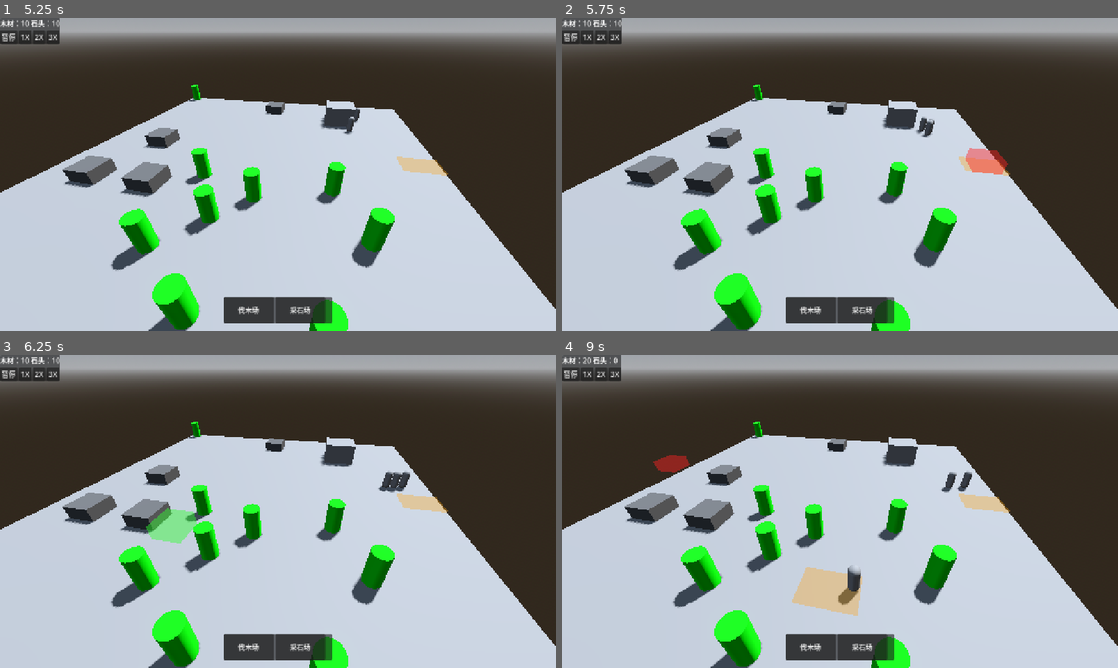
Above: before the commit, frames 1-4 (two rows, left to right).
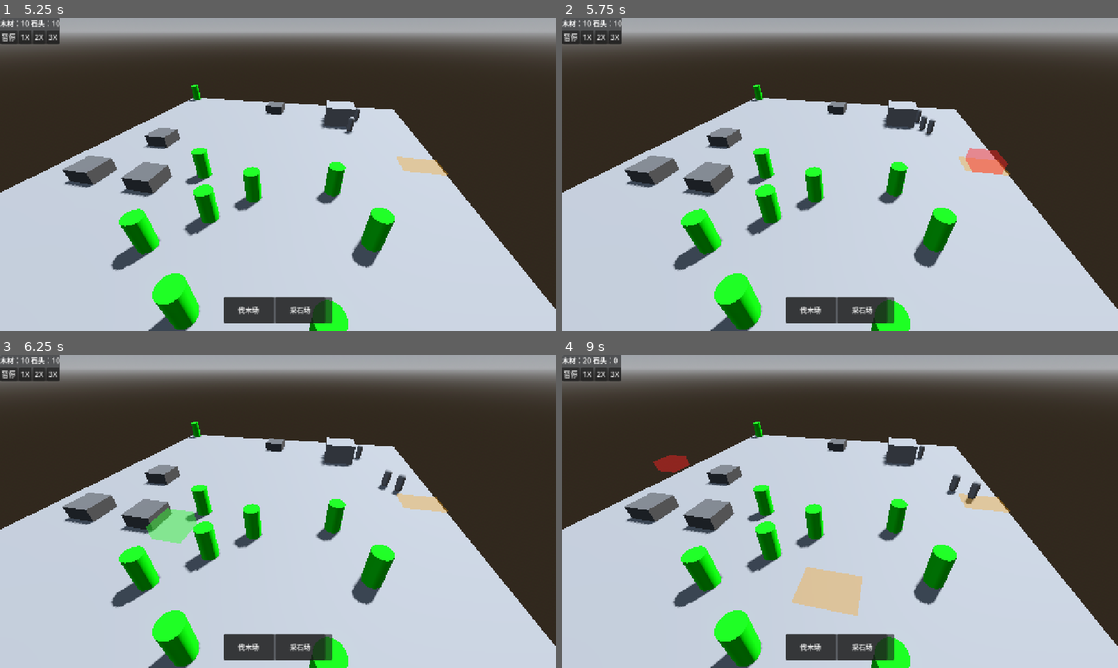
Above: after the commit, the same moments.

Repository: Qfather/gpt_game
Game: Godot game, scene res://Scene/main.tscn
Same seed, same stepped clock (60 frames per second), same inputs: the game is played once before the commit and once after it.
Inputs (mouse positions are in pixels of both pictures, inside the frame that each line leads up to):
- Up to frame 1 (5.25 s): click "暂停" at 0.5 s; click "1X" at 1.25 s; click "2X" at 2 s; click "3X" at 2.75 s; click "伐木场" at 3.5 s; click "采石场" at 4.25 s; tap Enter (ui_accept) at 5 s; move the mouse to (400, 158) at 5.02 s; hold D from 5.03 s (still down); tap R at 5.1 s; click (400, 158) at 5.17 s
- Up to frame 2 (5.75 s): keep holding D; tap Enter (ui_accept) at 5.27 s
- Up to frame 3 (6.25 s): move the mouse to (166, 527) at 5.77 s; release D at 5.78 s; tap M at 5.85 s; tap Enter (ui_accept) at 6.02 s
- Up to frame 4 (9 s): move the mouse to (895, 442) at 6.52 s; hold D 6.53-7.28 s; tap H at 6.6 s; tap Enter (ui_accept) at 7.25, 7.52, 8.27 s; move the mouse to (812, 574) at 7.27 s; hold Up (ui_up) 7.28-8.03 s; tap T at 7.35 s; click (812, 574) at 7.42 s; move the mouse to (1006, 558) at 8.02 s; tap C at 8.1 s; move the mouse to (673, 464) at 8.77 s; tap F at 8.85 s

Frame 1 is identical in both runs. In frame 2, 0.1% of the frame differs, in the area x 63-68%, y 29-39%; in frame 3, 0.3%; in frame 4, 0.7%, in the area x 49-76%, y 28-80%.

Commit message:
完成建造计划了

Diff:
--- a/Script/construction_site.gd
+++ b/Script/construction_site.gd
@@ -1,5 +1,7 @@
 class_name ConstructionSite
 extends BuildingBase
+
+static var next_delivery_priority: int = 0
 
 enum State {
 	WAITING_RESOURCES,
@@ -14,6 +16,7 @@
 @export var debug_delivery_amount: float = 5.0
 
 var building_data: BuildingData
+var delivery_priority: int = 0
 var grid_position: Vector2i
 var rotation_step: int = 0
 var mirrored: bool = false
@@ -39,6 +42,11 @@
 var site_material: StandardMaterial3D
 
 
+func _init() -> void:
+	delivery_priority = next_delivery_priority
+	next_delivery_priority += 1
+
+
 func setup(
 	data: BuildingData,
 	placed_grid_position: Vector2i,
@@ -113,17 +121,23 @@
 	print("ConstructionSite 状态：", _state_name())
 
 	var managers: Array[Node] = get_tree().get_nodes_in_group("task_manager")
-	if not managers.is_empty() and managers[0].has_method("cancel_tasks_for_target"):
-		managers[0].cancel_tasks_for_target(self)
-
 	var building: Node3D = building_data.building_scene.instantiate() as Node3D
 	if building == null:
 		push_error("ConstructionSite：无法生成正式建筑场景")
 		return
 
+	var completed_workers: Array[Node] = builders.duplicate()
+	var keep_workers_at_building: bool = building.has_method("add_worker")
+	if not managers.is_empty() and managers[0].has_method("cancel_tasks_for_target"):
+		managers[0].cancel_tasks_for_target(self, not keep_workers_at_building)
+
 	var parent_node: Node = get_parent()
 	parent_node.add_child(building)
 	building.global_transform = global_transform
+	if keep_workers_at_building:
+		for worker: Node in completed_workers:
+			if is_instance_valid(worker):
+				building.add_worker(worker)
 
 	var main_node: Node = get_tree().current_scene
 	if main_node != null and main_node.has_method("register_building"):
@@ -222,6 +236,14 @@
 	return -1
 
 
+func get_delivery_resource_type() -> int:
+	for resource_type: int in required_resources.keys():
+		if get_delivered_amount(resource_type) < get_required_amount(resource_type):
+			return resource_type
+
+	return -1
+
+
 func get_max_construction_workers() -> int:
 
 	if building_data == null:
@@ -232,6 +254,25 @@
 
 func get_construction_worker_limit() -> int:
 	return construction_worker_limit
+
+
+func get_delivery_priority() -> int:
+	return delivery_priority
+
+
+func can_request_delivery_tasks() -> bool:
+	return state == State.WAITING_RESOURCES and not delivery_replenishment_blocked
+
+
+func has_delivery_priority_claim() -> bool:
+	if not can_request_delivery_tasks():
+		return false
+	if get_worker_count() > 0:
+		return true
+	for resource_type: int in reserved_resources.keys():
+		if get_reserved_amount(resource_type) > 0.0:
+			return true
+	return false
 
 
 func get_worker_target_position(worker: Node) -> Vector3:
@@ -441,12 +482,41 @@
 
 func register_construction_worker(worker: Node) -> void:
 	if worker != null and not construction_workers.has(worker):
+		waiting_workers.erase(worker)
 		construction_workers.append(worker)
 
 
 func remove_construction_worker(worker: Node) -> void:
 	if construction_workers.has(worker):
 		construction_workers.erase(worker)
+
+
+func fill_waiting_workers() -> void:
+	if state != State.WAITING_RESOURCES:
+		return
+
+	var villagers: Array[Node] = get_tree().get_nodes_in_group("villagers")
+	while get_worker_count() < construction_worker_limit:
+		var assigned: bool = false
+		for villager: Node in villagers:
+			if not villager.has_method("is_idle") or not villager.is_idle():
+				continue
+			if construction_workers.has(villager) or waiting_workers.has(villager):
+				continue
+			waiting_workers.append(villager)
+			villager.wait_at_construction_site(self)
+			assigned = true
+			break
+		if not assigned:
+			break
+
+
+func release_waiting_workers() -> void:
+	var workers_to_release: Array[Node] = waiting_workers.duplicate()
+	waiting_workers.clear()
+	for worker: Node in workers_to_release:
+		if is_instance_valid(worker) and worker.has_method("return_to_idle"):
+			worker.return_to_idle()
 
 
 func reserve_resource(
@@ -543,6 +613,10 @@
 	if manager.has_method("create_construction_delivery_tasks"):
 		manager.create_construction_delivery_tasks(self, next_delivery_worker)
 	next_delivery_worker = null
+
+
+func request_delivery_tasks() -> void:
+	_request_delivery_task()
 
 
 func _request_build_tasks() -> void:
--- a/Script/task_manager.gd
+++ b/Script/task_manager.gd
@@ -27,10 +27,17 @@
 		if villager.has_method("wake_delivery_task"):
 			villager.wake_delivery_task()
 
+	for site: Node in get_tree().get_nodes_in_group("construction_sites"):
+		if site.has_method("request_delivery_tasks"):
+			site.request_delivery_tasks()
+
 
 func _process(_delta: float) -> void:
 
 	_dispatch_available_tasks()
+	for site: Node in get_tree().get_nodes_in_group("construction_sites"):
+		if site.has_method("request_delivery_tasks"):
+			site.request_delivery_tasks()
 
 
 func _dispatch_available_tasks() -> void:
@@ -165,10 +172,17 @@
 
 	if site == null or not site.has_method("get_max_construction_workers"):
 		return
+	if _has_earlier_site_priority(site):
+		return
 
 	var max_workers: int = site.get_max_construction_workers()
 	if site.has_method("get_construction_worker_limit"):
 		max_workers = site.get_construction_worker_limit()
+	var resource_type: int = site.get_delivery_resource_type()
+	if not _has_resource_source(resource_type):
+		if site.has_method("release_waiting_workers"):
+			site.release_waiting_workers()
+		return
 	var active_count: int = 0
 	var preferred_assigned: bool = false
 
@@ -193,6 +207,45 @@
 			break
 		active_count += 1
 		preferred_assigned = true
+
+	if _has_resource_source(resource_type):
+		if site.has_method("fill_waiting_workers"):
+			site.fill_waiting_workers()
+	elif site.has_method("release_waiting_workers"):
+		site.release_waiting_workers()
+
+
+func _has_earlier_site_priority(site: Node) -> bool:
+	if not site.has_method("get_delivery_priority"):
+		return false
+
+	var site_priority: int = site.get_delivery_priority()
+
+	for candidate: Node in get_tree().get_nodes_in_group("construction_sites"):
+		if candidate == site:
+			continue
+		if not candidate.has_method("has_delivery_priority_claim"):
+			continue
+		if not candidate.has_delivery_priority_claim():
+			continue
+		if not candidate.has_method("get_delivery_priority"):
+			continue
+		if candidate.get_delivery_priority() < site_priority:
+			return true
+
+	return false
+
+
+func _has_resource_source(resource_type: int) -> bool:
+	if resource_type < 0:
+		return false
+
+	for storage_node: Node in get_tree().get_nodes_in_group("resource_storages"):
+		var storage: ResourceStorage = storage_node as ResourceStorage
+		if storage != null and storage.get_amount(resource_type) > 0.0:
+			return true
+
+	return false
 
 
 func create_construction_build_tasks(
@@ -318,7 +371,7 @@
 	return false
 
 
-func cancel_tasks_for_target(target: Node) -> void:
+func cancel_tasks_for_target(target: Node, return_workers: bool = true) -> void:
 	var target_tasks: Array[GameTask] = []
 	for task_variant in tasks.values():
 		var task: GameTask = task_variant as GameTask
@@ -328,7 +381,7 @@
 			target_tasks.append(task)
 
 	for task: GameTask in target_tasks:
-		cancel_task(task)
+		cancel_task(task, return_workers)
 
 
 func release_task(task: GameTask) -> bool:
@@ -398,7 +451,7 @@
 	return true
 
 
-func cancel_task(task: GameTask) -> bool:
+func cancel_task(task: GameTask, return_worker: bool = true) -> bool:
 
 	if not _is_registered(task):
 		return false
@@ -424,7 +477,8 @@
 
 	_return_worker_resources(task)
 	_clear_worker_task(task)
-	_return_worker_to_idle(task)
+	if return_worker:
+		_return_worker_to_idle(task)
 	task.data["preferred_worker"] = null
 	task.state = GameTask.State.CANCELLED
 	task.assigned_worker = null
--- a/Script/unit/game/villager.gd
+++ b/Script/unit/game/villager.gd
@@ -244,10 +244,7 @@
 			nearest_distance = distance
 
 	if nearest == null:
-		task_resource_wait_timer = 0.0
-		if task_site != null:
-			_set_task_site_navigation_target()
-		state = State.WAIT_TASK_RESOURCE
+		_fail_delivery_task_and_return_to_idle()
 		return
 
 	task_source = nearest
@@ -279,10 +276,7 @@
 	var requested_amount: float = float(task.data.get("amount", 0.0))
 	var taken_amount: float = task_source.take(resource_type, minf(requested_amount, carry_capacity))
 	if taken_amount <= 0.0:
-		task_source = null
-		task_resource_wait_timer = 0.0
-		_set_task_site_navigation_target()
-		state = State.WAIT_TASK_RESOURCE
+		_fail_delivery_task_and_return_to_idle()
 		return
 
 	carried_resource_type = resource_type
@@ -304,6 +298,20 @@
 
 	task_resource_wait_timer = 0.0
 	find_task_source()
+
+
+func _fail_delivery_task_and_return_to_idle() -> void:
+	var task: GameTask = current_task as GameTask
+	var managers: Array[Node] = get_tree().get_nodes_in_group("task_manager")
+	if task != null and not managers.is_empty() and managers[0].has_method("fail_task"):
+		managers[0].fail_task(task)
+	else:
+		clear_current_task()
+		return_to_idle()
+
+	task_source = null
+	task_site = null
+	task_resource_wait_timer = 0.0
 
 
 func wait_at_construction_site(site: Node3D) -> void:
Not shown, removed: GPT_Game_建造系统分阶段实施计划.md
Not shown, changed: README.md
